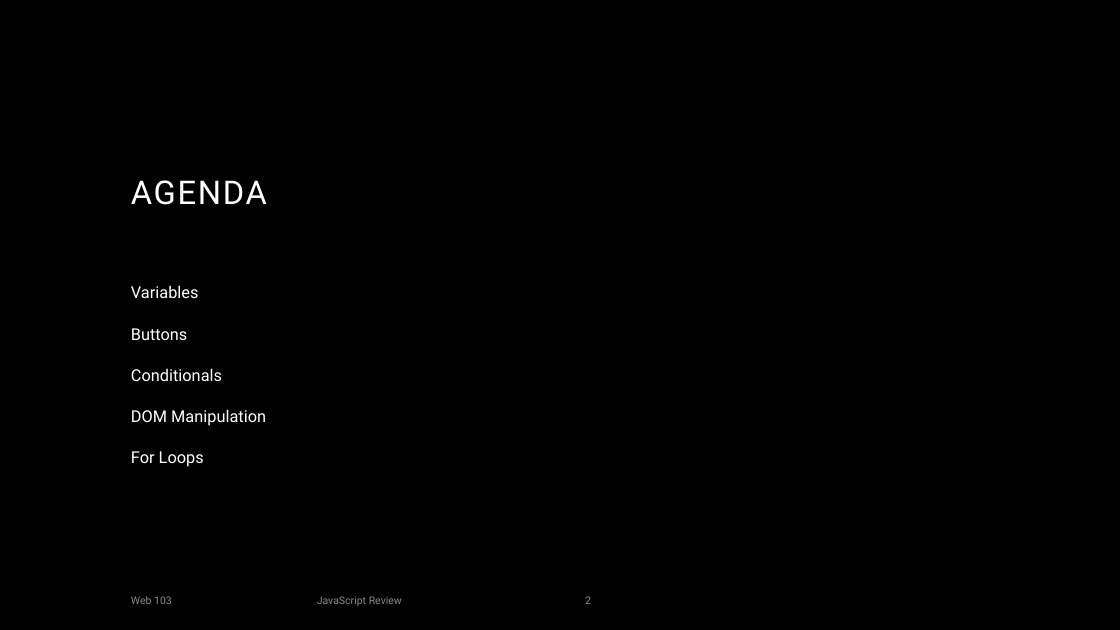
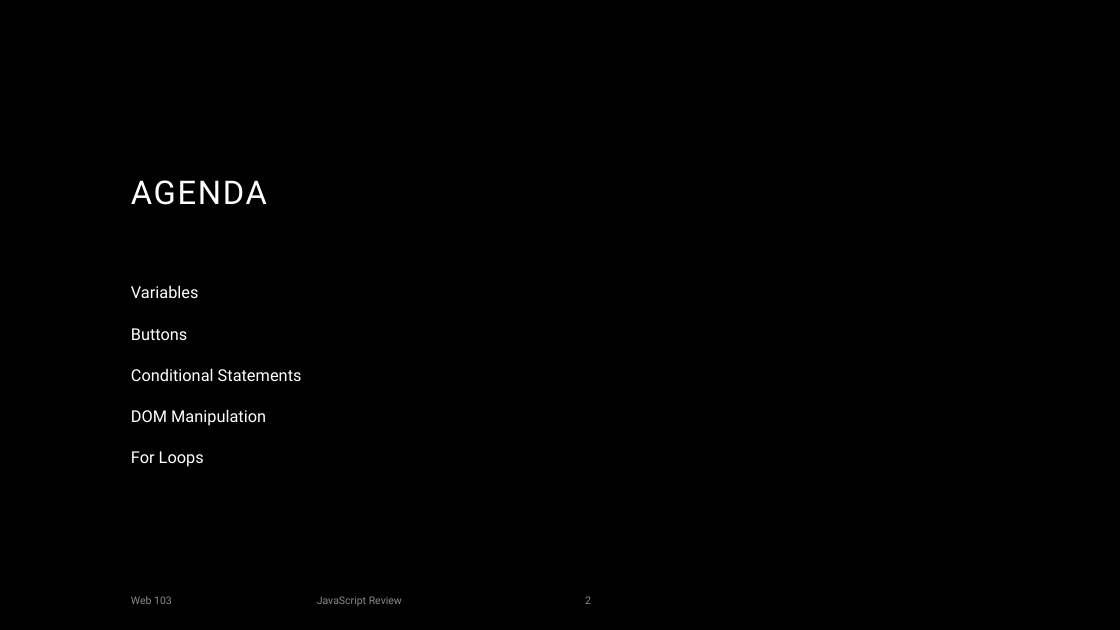
Before and after one commit to hytechclub/web-103, a slide deck: slide 2 of JsReview/JsCrashCourse.pptx. Drawn at 1120x630 pixels with LibreOffice and Linux fonts; fonts in the diff are those of the drawing; background and template pictures are left out. Boxes give left, top, right and bottom in pixels: in the first picture for what was removed or moved away, otherwise in the second. Text is boxed around its words. In the diff, an @@ line names an element or a change of style, - is before the commit and + after.

```diff
--- a/JsReview/JsCrashCourse.pptx
+++ b/JsReview/JsCrashCourse.pptx
@@ text at [131,368,302,381]: text changed @@
-Conditionals
+Conditional Statements
```
Also in this commit, not shown: 1 other slide changed.
